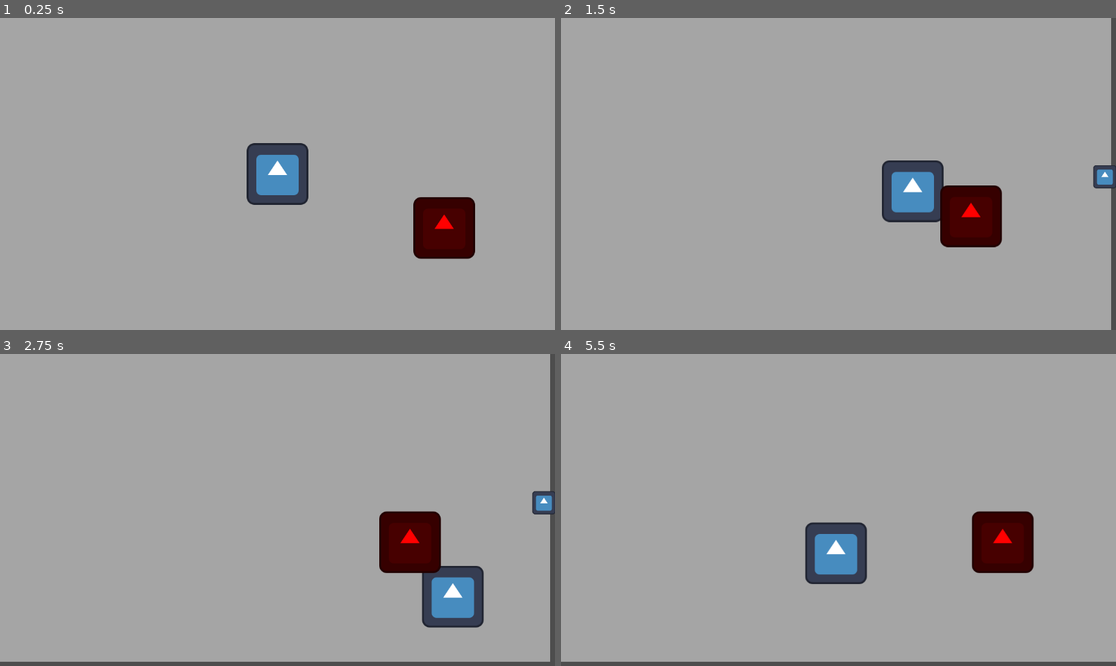
Above: before the commit, frames 1-4 (two rows, left to right).
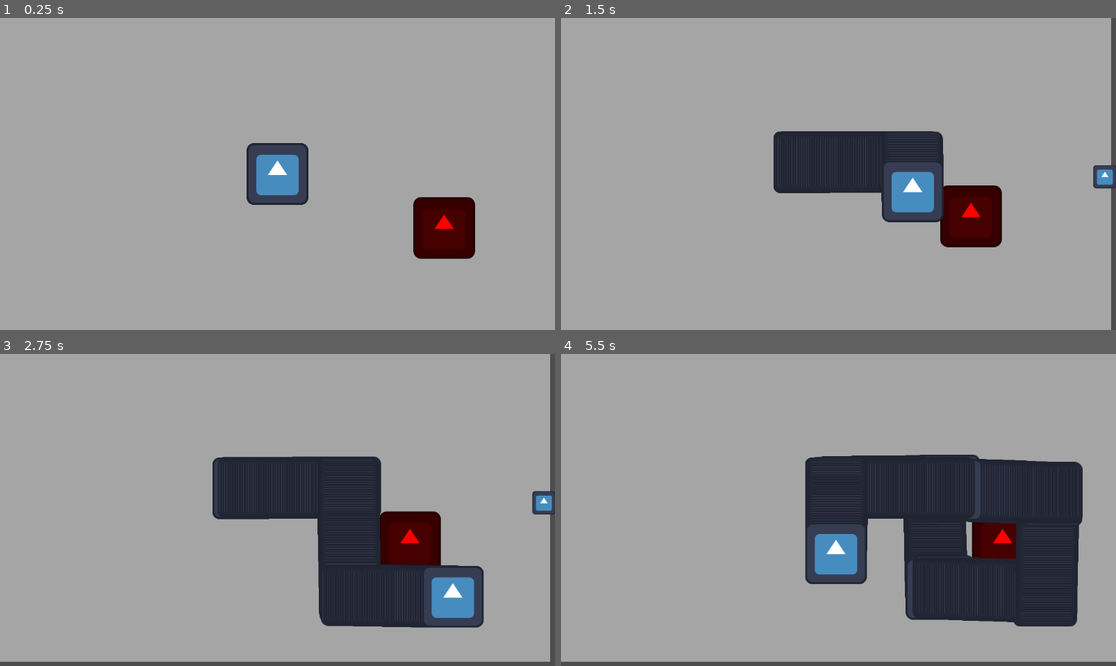
Above: after the commit, the same moments.

Repository: Lin1ux/LD58
Game: Godot game, scene res://Scene/main.tscn
The game is run twice, just before and just after one commit, with the same random seed, the same clock (stepped at 60 frames per second) and the same inputs. The engine's default icon, where the game draws it, is replaced by a stand-in: a white triangle on a blue panel in a dark square.
Inputs (mouse positions are in pixels of both pictures, inside the frame that each line leads up to):
- Up to frame 1 (0.25 s): no input
- Up to frame 2 (1.5 s): tap Enter at 0.5 s; move the mouse to (960, 158) at 0.52 s; hold Right (ui_right) 0.53-1.28 s; move the mouse to (727, 189) at 1.27 s; hold Down (ui_down) from 1.28 s (still down)
- Up to frame 3 (2.75 s): move the mouse to (333, 441) at 2.02 s; release Down (ui_down) at 2.03 s; hold Right (ui_right) from 2.03 s (still down)
- Up to frame 4 (5.5 s): move the mouse to (810, 572) at 2.77 s; release Right (ui_right) at 2.78 s; hold Up (ui_up) 2.78-3.53 s; move the mouse to (1005, 556) at 3.52 s; hold Left (ui_left) 3.53-5.03 s; move the mouse to (672, 463) at 4.27 s; move the mouse to (866, 510) at 5.02 s; hold Down (ui_down) from 5.03 s (still down)

The runs differ from the first frame. In frame 1, less than 0.1% of the frame differs, in the area x 44-56%, y 40-60%; in frame 2, 5.0%; in frame 3, 12%; in frame 4, 19%, in the area x 43-94%, y 32-88%.

Commit message:
aded whatever

Diff:
--- a/Player/player.tscn
+++ b/Player/player.tscn
@@ -1,8 +1,9 @@
-[gd_scene load_steps=5 format=3 uid="uid://8wh3usm52nkl"]
+[gd_scene load_steps=6 format=3 uid="uid://8wh3usm52nkl"]
 
 [ext_resource type="Script" uid="uid://c64x6b7ocwvt3" path="res://Player/player_movement.gd" id="1_4ntmi"]
 [ext_resource type="Texture2D" uid="uid://4xv7ag7w05ot" path="res://icon.svg" id="2_btcbx"]
 [ext_resource type="Script" uid="uid://c81ivxele714x" path="res://Player/projectile_shooter.gd" id="3_btcbx"]
+[ext_resource type="PackedScene" uid="uid://c0fui50daxc8i" path="res://backpack/item/item.tscn" id="4_gwnis"]
 
 [sub_resource type="RectangleShape2D" id="RectangleShape2D_x02iy"]
 size = Vector2(128, 128)
@@ -18,3 +19,5 @@
 
 [node name="ProjectileShooter" type="Node2D" parent="."]
 script = ExtResource("3_btcbx")
+
+[node name="Item" parent="." instance=ExtResource("4_gwnis")]
--- a/Player/projectile_shooter.gd
+++ b/Player/projectile_shooter.gd
@@ -6,4 +6,5 @@
 func shoot_projectile_straight(projectile : BaseProjectile):
 	Holder.add_child(projectile)
 	var direction = (get_global_mouse_position()- global_position).normalized()
+	projectile.global_position = global_position
 	projectile.initiate_projectile(direction)
--- a/backpack/item/item.gd
+++ b/backpack/item/item.gd
@@ -20,8 +20,13 @@
 		spaces_starred[i].x = val_y
 #endregion
 
+@export var proj : PackedScene
 
-func _ready() -> void:
-	var x = get_node("combat_start")
+func _process(_delta: float) -> void:
+	var x : ItemEffect= get_node("combat_start") as ItemEffect
 	var params : CastParams = CastParams.new()
-	x.execute()
+	params.item = self
+	params.projectile = proj.instantiate() as BaseProjectile
+
+
+	x.execute(params)
--- a/backpack/item/item.tscn
+++ b/backpack/item/item.tscn
@@ -1,9 +1,14 @@
-[gd_scene load_steps=4 format=3 uid="uid://c0fui50daxc8i"]
+[gd_scene load_steps=7 format=3 uid="uid://c0fui50daxc8i"]
 
 [ext_resource type="Script" uid="uid://cmnh30wxxmcx4" path="res://backpack/item/item.gd" id="1_fr52q"]
 [ext_resource type="Script" uid="uid://c68p6nb8dqr14" path="res://backpack/item/item_effect.gd" id="2_y5yfc"]
+[ext_resource type="PackedScene" uid="uid://fh5hn81k1hxo" path="res://projectile/instances/projectile1.tscn" id="2_ypcxp"]
 [ext_resource type="Script" uid="uid://b8tubi8yk7j5e" path="res://backpack/item/item_actions/item_action.gd" id="3_q716a"]
-[ext_resource type="Script" path="res://backpack/item/item_effect.gd" id="2_y5yfc"]
+[ext_resource type="Script" uid="uid://d1tfkk6affdod" path="res://backpack/item/item_actions/shoot_projectile_action.gd" id="4_pvjau"]
+
+[sub_resource type="Resource" id="Resource_ypcxp"]
+script = ExtResource("4_pvjau")
+metadata/_custom_type_script = "uid://d1tfkk6affdod"
 
 [node name="Item" type="Control"]
 layout_mode = 3
@@ -13,8 +18,9 @@
 grow_horizontal = 2
 grow_vertical = 2
 script = ExtResource("1_fr52q")
+proj = ExtResource("2_ypcxp")
 
 [node name="combat_start" type="Node" parent="."]
 script = ExtResource("2_y5yfc")
-effects = Array[ExtResource("3_q716a")]([null])
+effects = Array[ExtResource("3_q716a")]([SubResource("Resource_ypcxp")])
 metadata/_custom_type_script = "uid://c68p6nb8dqr14"
--- a/backpack/item/item_effect.gd
+++ b/backpack/item/item_effect.gd
@@ -2,4 +2,9 @@
 class_name ItemEffect
 
 
-@export var effects : Array[ItemAction]
+@export var effects : Array[ItemAction] =[]
+
+
+func execute(params : CastParams):
+	for effect in effects:
+		effect.execute(params)
--- a/globals/game_info.gd
+++ b/globals/game_info.gd
@@ -3,6 +3,6 @@
 
 var player : Player :
 	get():
-		if player != null:
+		if player == null:
 			player = get_tree().get_first_node_in_group("Player")
 		return player
--- a/globals/holder.gd
+++ b/globals/holder.gd
@@ -1 +1,4 @@
-extends Node
+extends Area2D
+
+func _ready() -> void:
+	z_index = 1
--- /dev/null
+++ b/projectile/instances/projectile1.tscn
@@ -0,0 +1,11 @@
+[gd_scene load_steps=3 format=3 uid="uid://fh5hn81k1hxo"]
+
+[ext_resource type="Script" uid="uid://cwhauihit3181" path="res://projectile/base_projectile.gd" id="1_h052y"]
+[ext_resource type="Texture2D" uid="uid://4xv7ag7w05ot" path="res://icon.svg" id="2_cxuoh"]
+
+[node name="Projectile1" type="Area2D"]
+script = ExtResource("1_h052y")
+speed = 5.0
+
+[node name="Sprite2D" type="Sprite2D" parent="."]
+texture = ExtResource("2_cxuoh")
